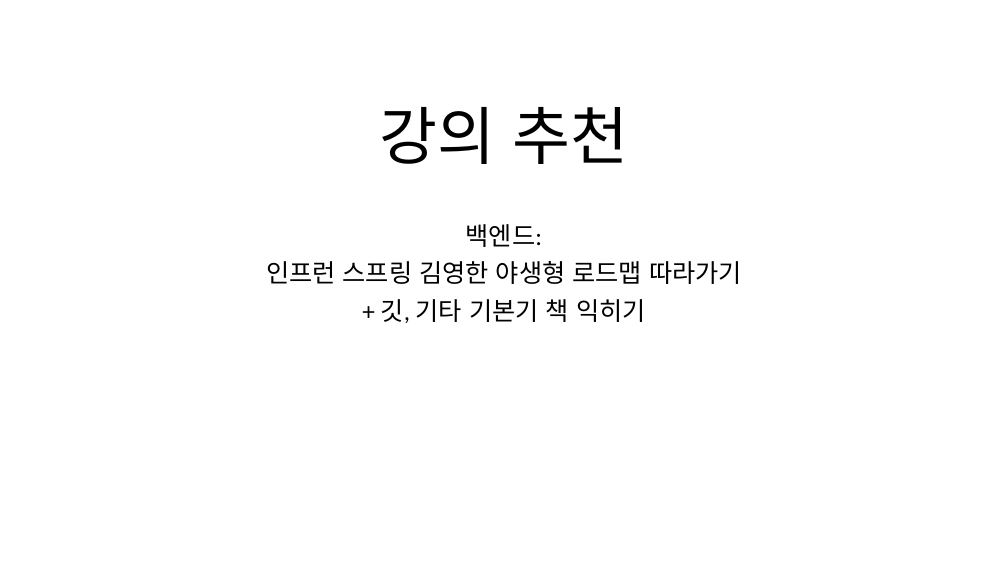
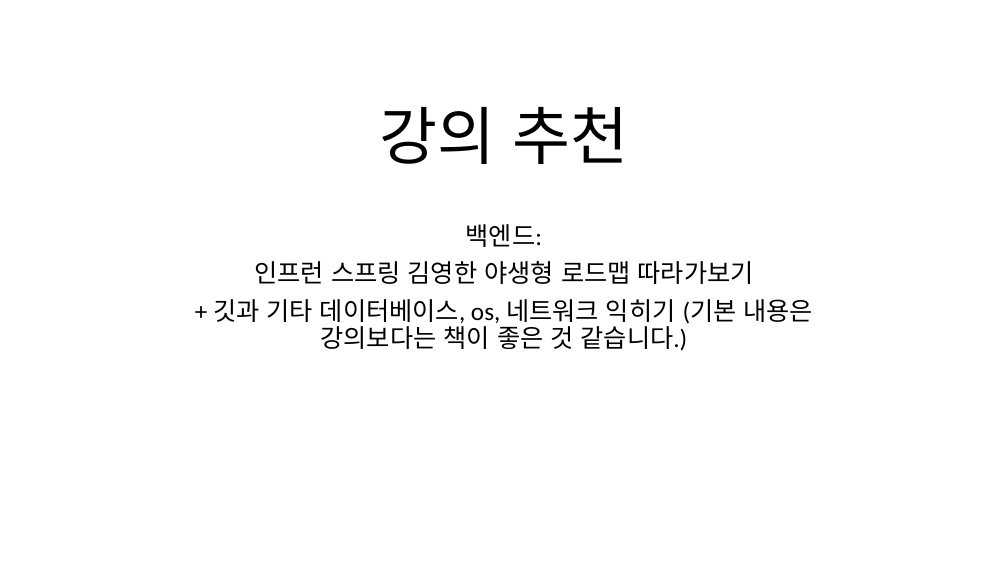
Before and after one commit to dharana77/metoringPython, a slide deck: slide 12 of 피피티_마무리.pptx (slide 13 before the commit). Drawn at 1008x567 pixels with LibreOffice and Linux fonts; fonts in the diff are those of the drawing. Boxes give left, top, right and bottom in pixels: in the first picture for what was removed or moved away, otherwise in the second. Text is boxed around its words. In the diff, an @@ line names an element or a change of style, - is before the commit and + after.

```diff
--- a/피피티_마무리.pptx
+++ b/피피티_마무리.pptx
@@ subtitle at [213, 261, 814, 351]: text changed @@
-인프런 스프링 김영한 야생형 로드맵 따라가기
-+ 깃, 기타 기본기 책 익히기
+인프런 스프링 김영한 야생형 로드맵 따라가보기
++ 깃과 기타 데이터베이스, os, 네트워크 익히기 (기본 내용은 강의보다는 책이 좋은 것 같습니다.)
```
Also in this commit, not shown: 19 other slides changed, 1 slide removed, 1 other file.
